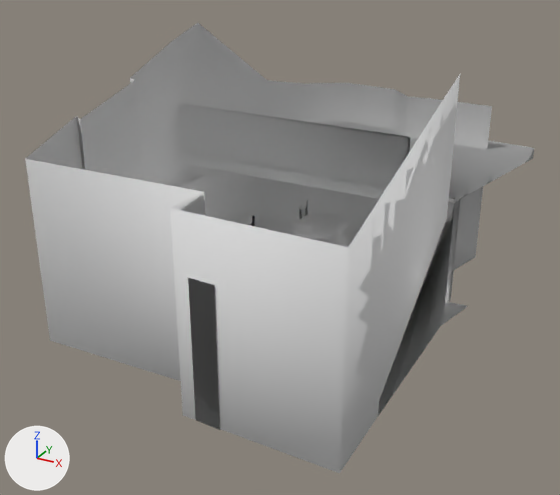
Two versions of the OBJ model Unity/Assets/Environments/LivingRoom/source/9c397d3875694116850b500558c2ce4c.zip/R0010409.obj, one commit apart.
Both versions are drawn from a camera (50 mm lens) standing at (6.28, -13.95, 6.89) and looking at (-1.75, 0.64, -0.41). Every picture has the same lights, and +X, +Y and +Z are marked at lower left. Materials are left out; every surface is plain grey. Where no turn or scale is listed for an object, it has been applied to the vertices.

Script lines for the objects in view, before the commit:
```python
me_r0010409 = bpy.data.meshes.new('R0010409')
me_r0010409.from_pydata(...)  # 5532 vertices, 9854 faces; spans x -5.58..2.61, y -4.13..7.23, z -2.0..4.23
me_r0010409.materials.append(mat_r0010409objmtl)
ob_r0010409 = bpy.data.objects.new('R0010409', me_r0010409)
ob_r0010409.location = (0.0, 0.0, 0.0)
```
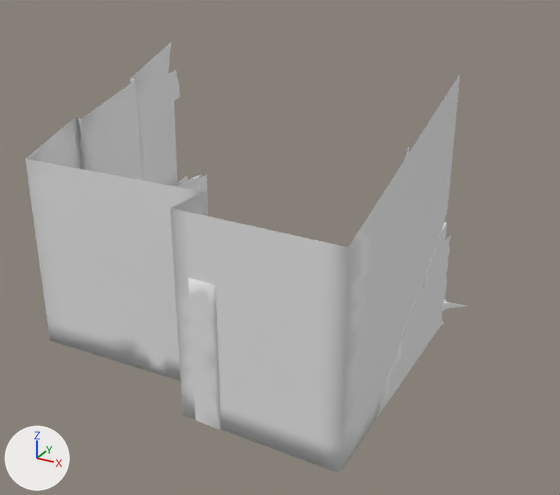
Pixel boxes (x1, y1, x2, y2) of what changed, in the pictures (560 x 495 px):
'R0010409', reshaped (13% narrower)
    before: (25, 23, 534, 473)
    after: (25, 42, 466, 473)
part 1 of me_r0010409, deleted
    before: (180, 104, 534, 247)
part 2 of me_r0010409, deleted
    before: (172, 23, 492, 416)
part 3 of me_r0010409, deleted
    before: (126, 82, 139, 143)

What the commit changed:
me_r0010409 is used by ob_r0010409; location (0.0, 0.0, 0.0).
me_r0010409 had 5532 vertices, 9854 faces and spanned x -5.58..2.61, y -4.13..7.23, z -2.0..4.23.
me_r0010409 now has 4040 vertices, 7307 faces and spans x -5.58..2.22, y -4.13..2.94, z -2.0..3.88.
me_r0010409 part 1: 18 loose pieces with 854 vertices, spanning x -5.31..2.61, y 1.71..7.23, z -2.0..2.3, are deleted.
me_r0010409 part 2: 633 vertices removed from x -5.42..2.06, y -3.1..6.71, z -2.0..4.23.
me_r0010409 part 3: 3 vertices removed from x -5.2..-5.17, y -0.21..0.0, z 2.54..3.19.
me_r0010409 part 4: the surface is now shaded flat.
